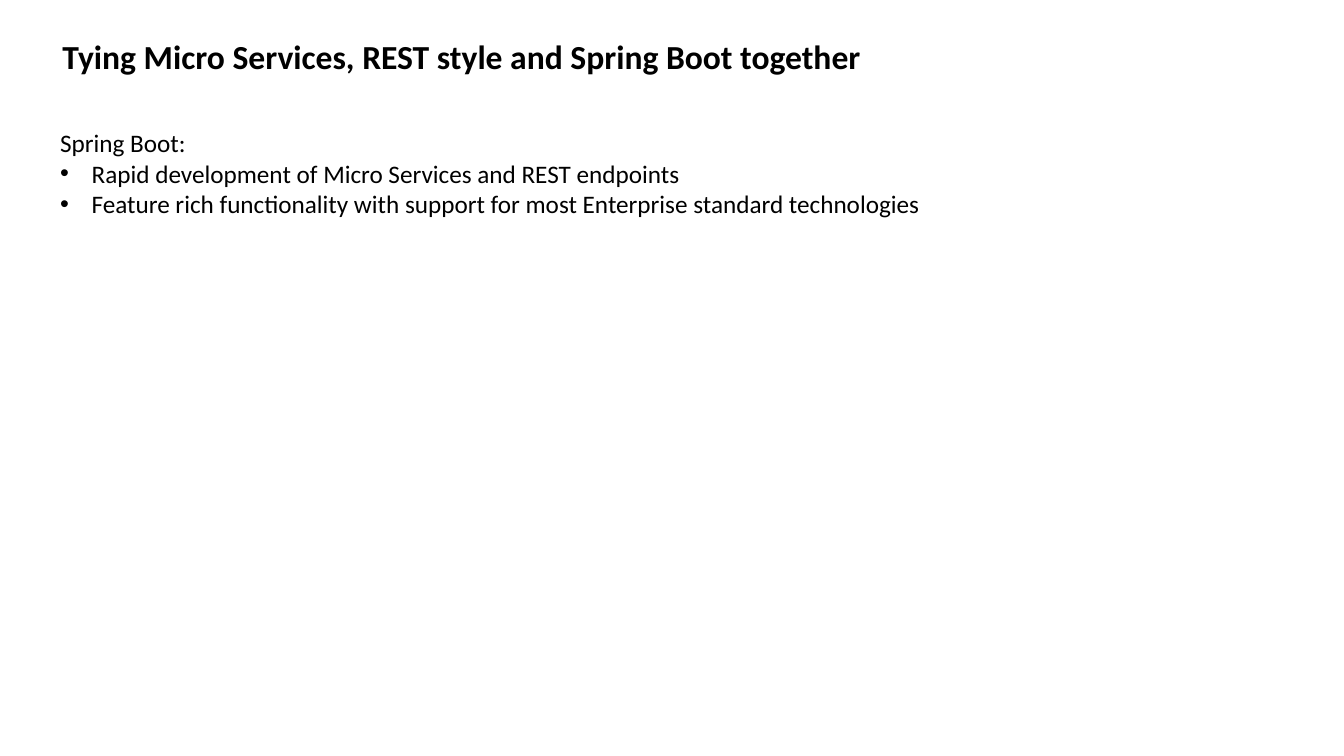
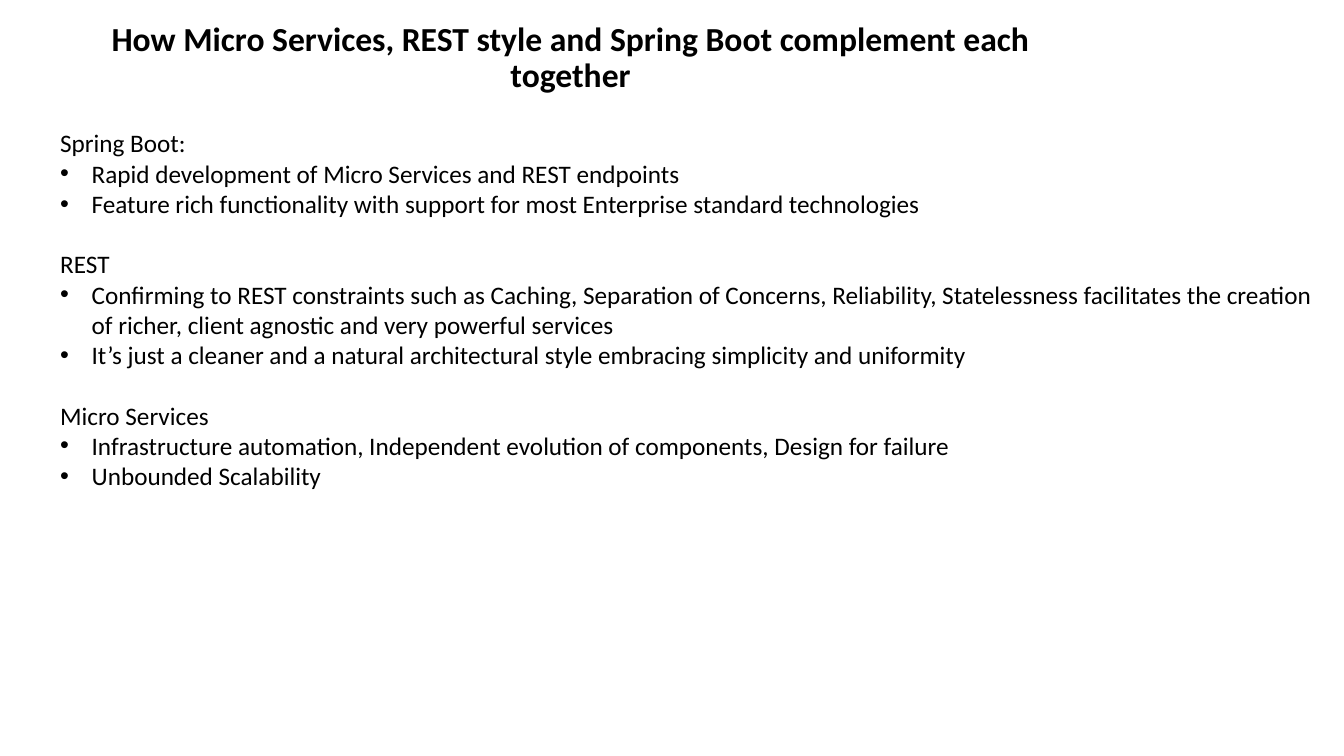
Before and after one commit to batchu/spring-boot-ujug, a slide deck: slide 33 of Spring Boot.pptx (slide 28 before the commit). Drawn at 1344x756 pixels with LibreOffice and Linux fonts; fonts in the diff are those of the drawing. Boxes give left, top, right and bottom in pixels: in the first picture for what was removed or moved away, otherwise in the second. Text is boxed around its words. In the diff, an @@ line names an element or a change of style, - is before the commit and + after.

Commit message:
Updated Microservices content

```diff
--- a/Spring Boot.pptx
+++ b/Spring Boot.pptx
@@ title at [112,27,1029,93]: text changed @@
-Tying Micro Services, REST style and Spring Boot together
+How Micro Services, REST style and Spring Boot complement each together
@@ text at [60,256,1311,489]: paragraphs added @@
+REST
+• Confirming to REST constraints such as Caching, Separation of Concerns, Reliability, Statelessness facilitates the creation of richer, client agnostic and very powerful services
+• It’s just a cleaner and a natural architectural style embracing simplicity and uniformity
+Micro Services
+• Infrastructure automation, Independent evolution of components, Design for failure
+• Unbounded Scalability
```
Also in this commit, not shown: 3 other slides changed, 5 slides added.
